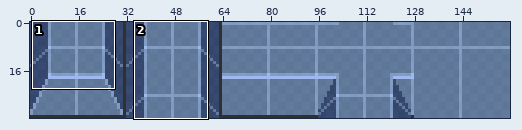
Sprite sheet, stored at icons/obj/smooth_structures/reinforced_window.png. The first picture is a wide view before the edit; the outline marks the close-up.
Close-up. The starting point:
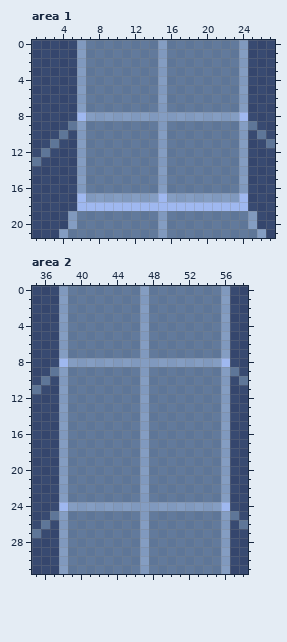
The file is 160x32 pixels. Shown: area 1: x 1..27, y 0..21; area 2: x 35..58, y 0..31. The commit also changed other parts of the picture, which this record leaves out.
After the commit:
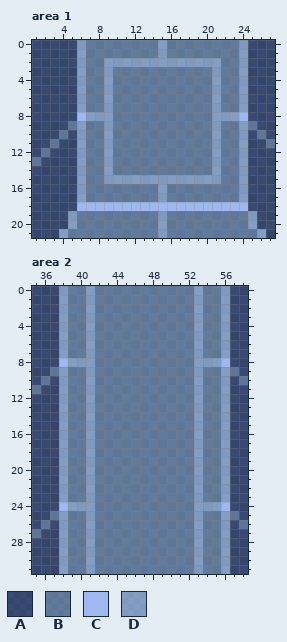
Palette (. is transparent): A #324b81af  B #6f91bfaf  C #9fb8f0  D #a0c4f7af
Diff:
Area 1:
The author changed colour D to colour B in rows 3 to 7 at x 15; in row 8 at x 10 to 20; in rows 9 to 14 at x 15; in row 17 at x 7 to 14 and 16 to 23.
The author changed colour B to colour D in row 2 at x 9 to 14 and 16 to 21; in rows 3 to 7 at x 9 and 21; in rows 9 to 14 at x 9 and 21; in row 15 at x 9 to 14 and 16 to 21.
The author changed colour C to colour D in row 17 at x 6, 15 and 24.
Area 2:
The author changed colour D to colour B in rows 0 to 7 at x 47; in row 8 at x 42 to 52; in rows 9 to 23 at x 47; in row 24 at x 42 to 52; in rows 25 to 31 at x 47.
The author changed colour B to colour D in rows 0 to 7 at x 41 and 53; in rows 9 to 23 at x 41 and 53; in rows 25 to 31 at x 41 and 53.
